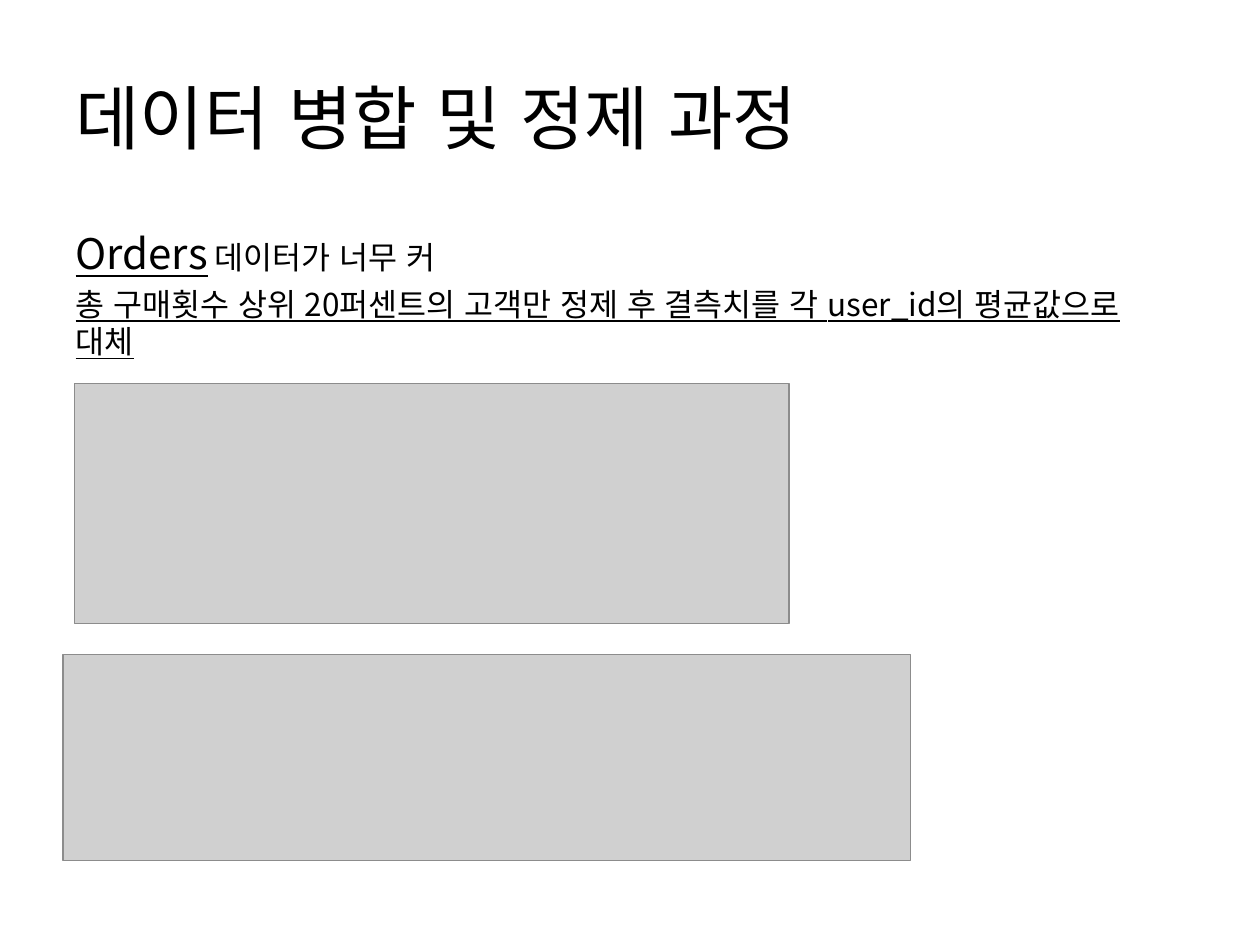
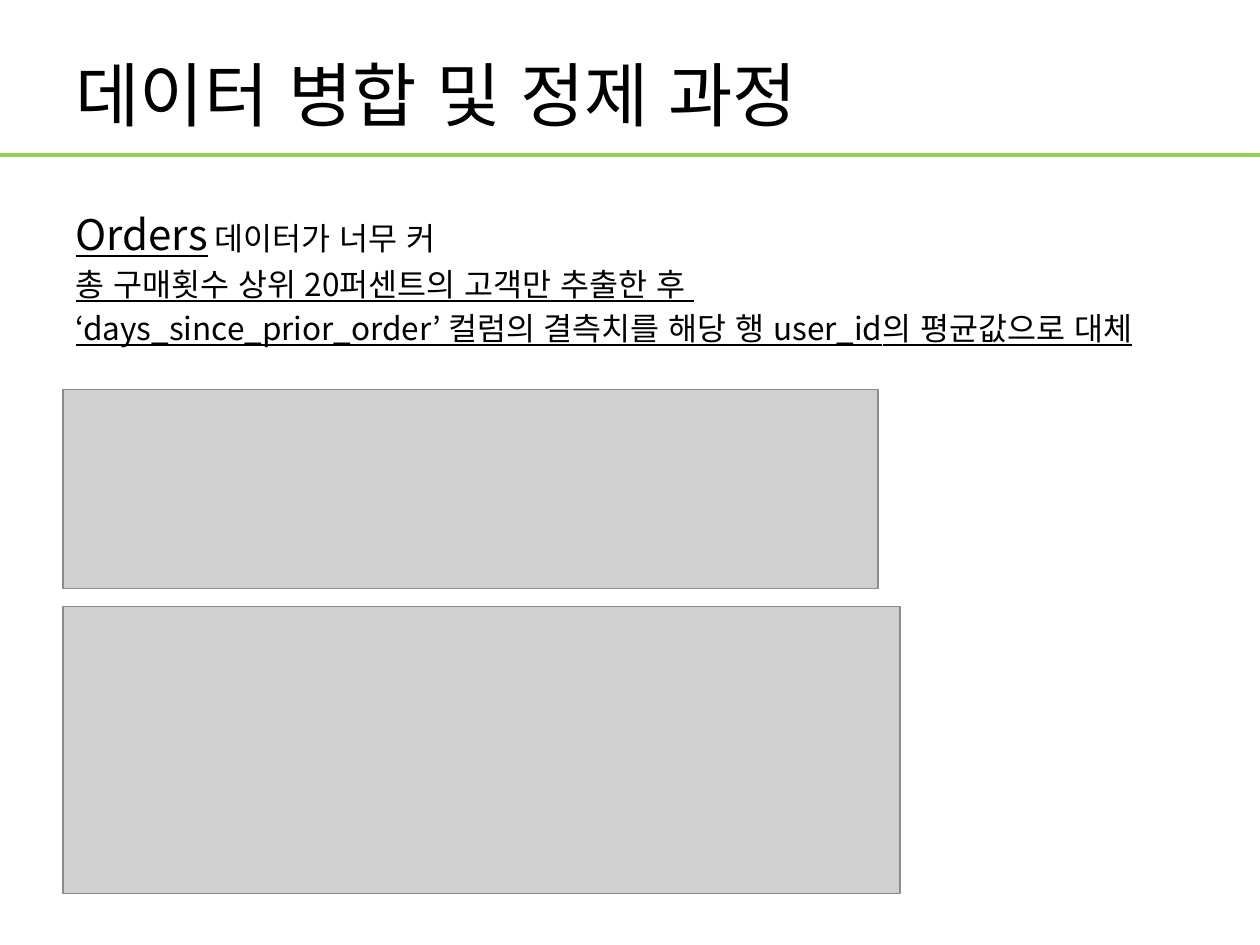
Before and after one commit to WasVelinn/1stPerSonalProjecT, a slide deck: slide 20 of 프레젠테이션1.pptx. Drawn at 1260x945 pixels with LibreOffice and Linux fonts; fonts in the diff are those of the drawing; grey boxes stand for pictures. Boxes give left, top, right and bottom in pixels: in the first picture for what was removed or moved away, otherwise in the second. Text is boxed around its words. In the diff, an @@ line names an element or a change of style, - is before the commit and + after.

```diff
--- a/프레젠테이션1.pptx
+++ b/프레젠테이션1.pptx
@@ title "데이터 병합 및 정제 과정": place and size @@
-title "데이터 병합 및 정제 과정" at (76, 85, 797, 150)
+title "데이터 병합 및 정제 과정" at (76, 62, 797, 127)
@@ line added from (0, 155) to (1260, 155), #92D050 2.25 pt @@
@@ text "Orders 데이터가 너무 커": place and size @@
-text "Orders 데이터가 너무 커" at (76, 235, 1120, 359)
+text "Orders 데이터가 너무 커" at (76, 216, 1132, 348)
@@ text at (76, 269, 1132, 348): text changed @@
-총 구매횟수 상위 20퍼센트의 고객만 정제 후 결측치를 각 user_id의 평균값으로 대체
+총 구매횟수 상위 20퍼센트의 고객만 추출한 후
+‘days_since_prior_order’ 컬럼의 결측치를 해당 행 user_id의 평균값으로 대체
@@ picture: place and size @@
-picture at (63, 654, 911, 861)
+picture at (63, 389, 878, 588)
@@ picture removed at (74, 383, 789, 624) @@
@@ picture added at (63, 607, 900, 893) @@
```
Also in this commit, not shown: 39 other slides changed, 2 slides added, 2 slides removed, 18 other files.
